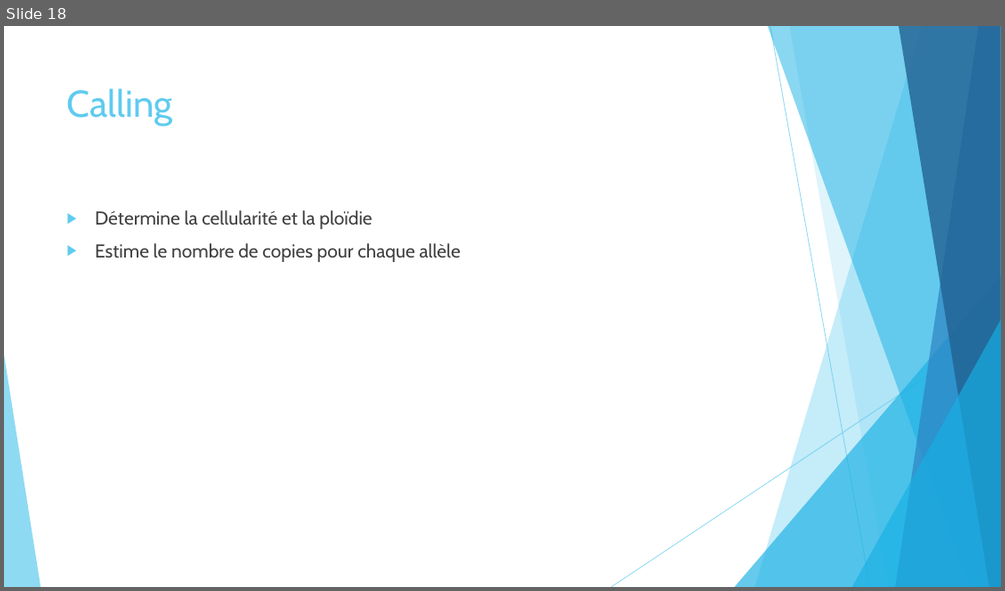
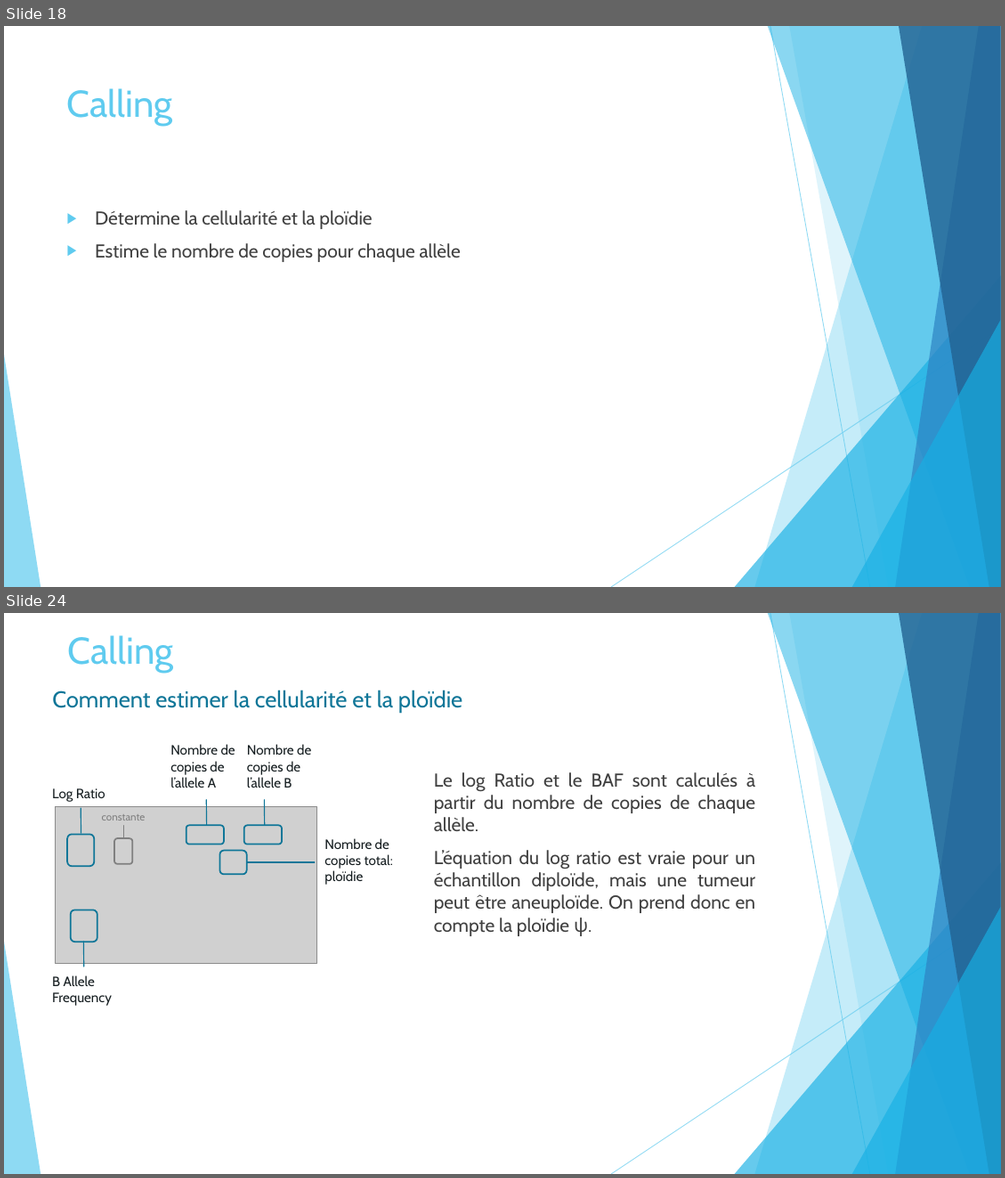
Before and after one commit to Elie-Bordron/DEA-dataviz, a slide deck: docs/docs_I_made/slides/ASCAT.pptx. Shown one above the other, each under a label of ours: slide 18 before the commit, slides 18 and 24 after it; the slides between them are not shown. The pictures are 1005x591 and 1005x1178 pixels, drawn with LibreOffice and Linux fonts; fonts in the diff are those of the drawing; grey boxes stand for pictures. Boxes give left, top, right and bottom in pixels: in the first picture for what was removed or moved away, otherwise in the second. Text is boxed around its words. In the diff, an @@ line names an element or a change of style, - is before the commit and + after.

```diff
--- a/docs/docs_I_made/slides/ASCAT.pptx
+++ b/docs/docs_I_made/slides/ASCAT.pptx
@@ slide 24 added at (x1=4, y1=613, x2=1001, y2=1174), background #FFFFFF; not listed: 10 template elements that a slide beside it also shows @@
@@ title added at (x1=67, y1=635, x2=173, y2=673), 36 pt, text #5FCBEF @@
+Calling
@@ text added at (x1=52, y1=690, x2=462, y2=713), 22 pt, text #0F7698 @@
+Comment estimer la cellularité et la ploïdie
@@ text added at (x1=170, y1=744, x2=235, y2=787), 13 pt, text #161E22 @@
+Nombre de copies de l’allele A
@@ text added at (x1=247, y1=744, x2=311, y2=787), 13 pt, text #161E22 @@
+Nombre de copies de l’allele B
@@ text added at (x1=434, y1=772, x2=755, y2=936), 18 pt, text #404040 @@
+Le log Ratio et le BAF sont calculés à partir du nombre de copies de chaque allèle.
+L’équation du log ratio est vraie pour un échantillon diploïde, mais une tumeur peut être aneuploïde. On prend donc en compte la ploïdie ψ.
@@ text added at (x1=52, y1=788, x2=105, y2=802), 13 pt, text #161E22 @@
+Log Ratio
@@ picture added at (x1=56, y1=807, x2=317, y2=963) @@
@@ line added from (81, 833) to (81, 808), #0F7698 1 pt @@
@@ text added at (x1=102, y1=814, x2=146, y2=820), 10 pt, text #808080 @@
+constante
@@ line added from (123, 838) to (123, 826), #808080 1 pt @@
@@ rounded rectangle added at (x1=186, y1=826, x2=224, y2=844), outline #0F7698 1.5 pt @@
@@ line added from (207, 825) to (207, 800), #0F7698 1 pt @@
@@ rounded rectangle added at (x1=244, y1=826, x2=282, y2=844), outline #0F7698 1.5 pt @@
@@ line added from (265, 825) to (264, 800), #0F7698 1 pt @@
@@ rounded rectangle added at (x1=67, y1=835, x2=95, y2=867), outline #0F7698 1.5 pt @@
@@ rounded rectangle added at (x1=114, y1=838, x2=133, y2=863), outline #808080 1.5 pt @@
@@ rounded rectangle added at (x1=220, y1=850, x2=247, y2=874), outline #0F7698 1.5 pt @@
@@ text added at (x1=324, y1=838, x2=393, y2=884), 13 pt, text #161E22 @@
+Nombre de copies total: ploïdie
@@ line added from (247, 862) to (315, 862), #0F7698 1 pt @@
@@ rounded rectangle added at (x1=71, y1=910, x2=97, y2=942), outline #0F7698 1.5 pt @@
@@ line added from (84, 966) to (83, 941), #0F7698 1 pt @@
@@ text added at (x1=52, y1=975, x2=112, y2=1005), 13 pt, text #161E22 @@
+B Allele Frequency
```
Also in this commit, not shown: 8 other slides added, 2 slides removed, 27 other files.
